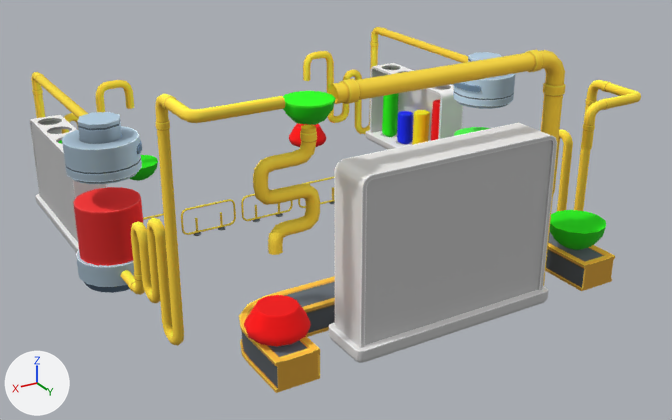
Two versions of the glTF model Lab/models/obj_wall.gltf, one commit apart.
The view is the same before and after, from a camera (50 mm lens) standing at (14.08, 24.9, 12.96) and looking at (-0.04, 1.36, 1.19). Every picture has the same lights, and +X, +Y and +Z are marked at lower left. Objects named as collision shapes, trigger or cutter boxes, shadow casters or lower levels of detail are left out. Vertices at the same position are counted once.

Objects in the first picture: 'obj_wall'.
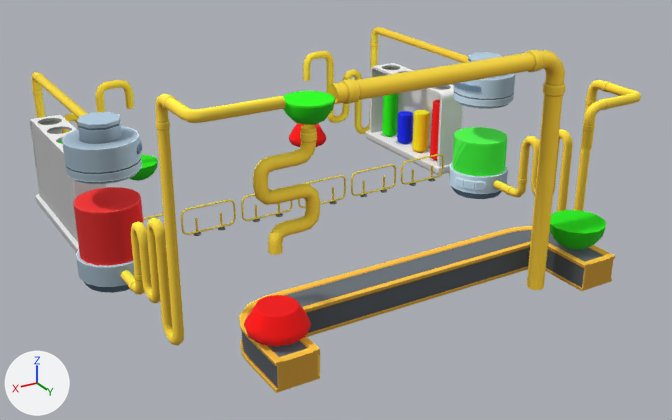
Where the change shows, as pixel boxes [x1, y1, x2, y2] in the pictures (672 x 420 px):
```json
{"part": 1, "of": "me_mesh_011", "change": "deleted", "before": [329, 286, 549, 363]}
{"part": 2, "of": "me_mesh_011", "change": "deleted", "before": [334, 123, 557, 348]}
{"part": 3, "of": "me_mesh_011", "change": "deleted", "before": [365, 140, 552, 345]}
```

Scene script edits in JSON lines:
```json
{"block": "me_mesh_011", "where": "me_mesh_011.from_pydata(...)  # 5502 vertices, 10294 faces; spans x -8.0..8.0, y -7.8..8.0, z 0.0..7.2"}
{"block": "me_mesh_011", "where": "# used by ob_obj_wall; location = (0.0, 0.0, 0.0)"}
{"block": "me_mesh_011", "change": "me_mesh_011 part 1: the loose piece of 54 vertices spanning x -3.2..3.2, y 6.3..7.9, z 0.0..0.4 is deleted"}
{"block": "me_mesh_011", "change": "me_mesh_011 part 2: the loose piece of 36 vertices spanning x -3.1..3.1, y 6.5..7.8, z 0.3..5.1 is deleted"}
{"block": "me_mesh_011", "change": "me_mesh_011 part 3: the loose piece of 6 vertices spanning x -2.9..2.9, y 7.7, z 0.4..4.9 is deleted"}
{"op": "remove", "block": "me_mesh_011", "code": "me_mesh_011.materials.append(mat_obj_wall02)"}
```
